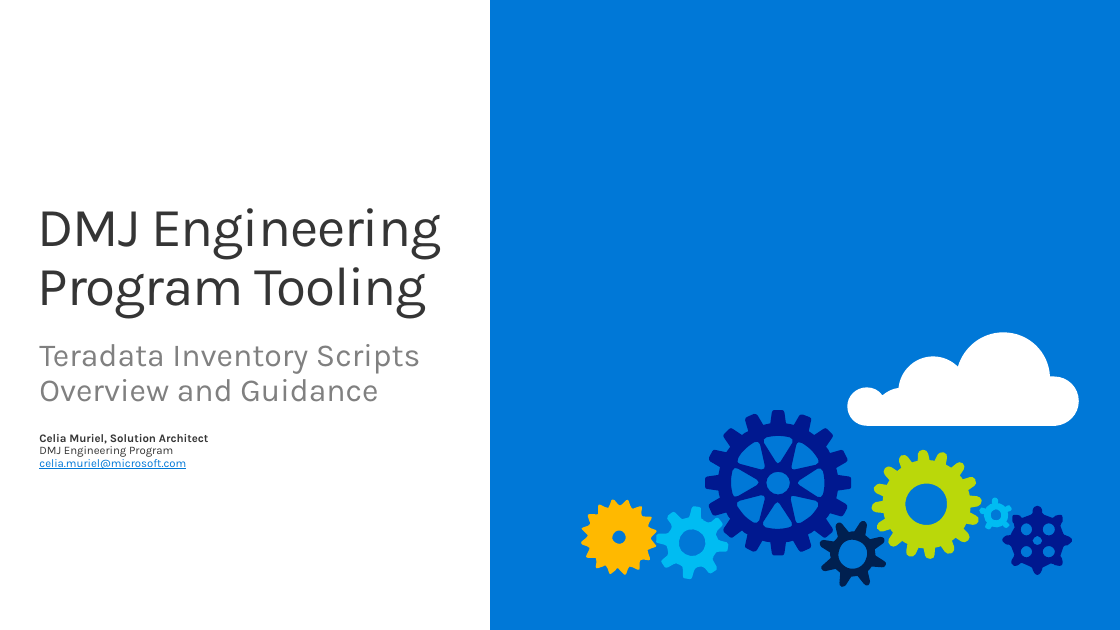
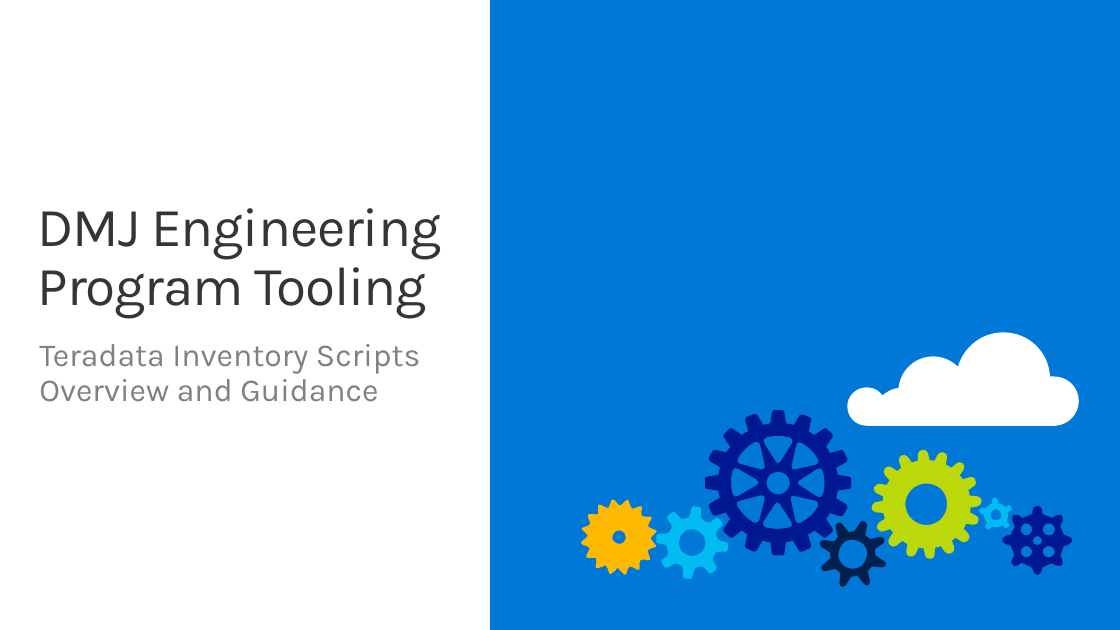
Before and after one commit to microsoft/DataMigrationTeam, a slide deck: slide 1 of Teradata Inventory Scripts/Teradata Inventory Scripts/Teradata Inventory Scripts - Overview and Guidance - v1.0.pptx. Drawn at 1120x630 pixels with LibreOffice and Linux fonts; fonts in the diff are those of the drawing; background and template pictures are left out. Boxes give left, top, right and bottom in pixels: in the first picture for what was removed or moved away, otherwise in the second. Text is boxed around its words. In the diff, an @@ line names an element or a change of style, - is before the commit and + after.

```diff
--- a/Teradata Inventory Scripts/Teradata Inventory Scripts/Teradata Inventory Scripts - Overview and Guidance - v1.0.pptx
+++ b/Teradata Inventory Scripts/Teradata Inventory Scripts/Teradata Inventory Scripts - Overview and Guidance - v1.0.pptx
@@ text at <box>39,434,209,469</box>: paragraphs removed @@
-Celia Muriel, Solution Architect
-DMJ Engineering Program
-celia.muriel@microsoft.com
```
Also in this commit, not shown: 7 other files.
